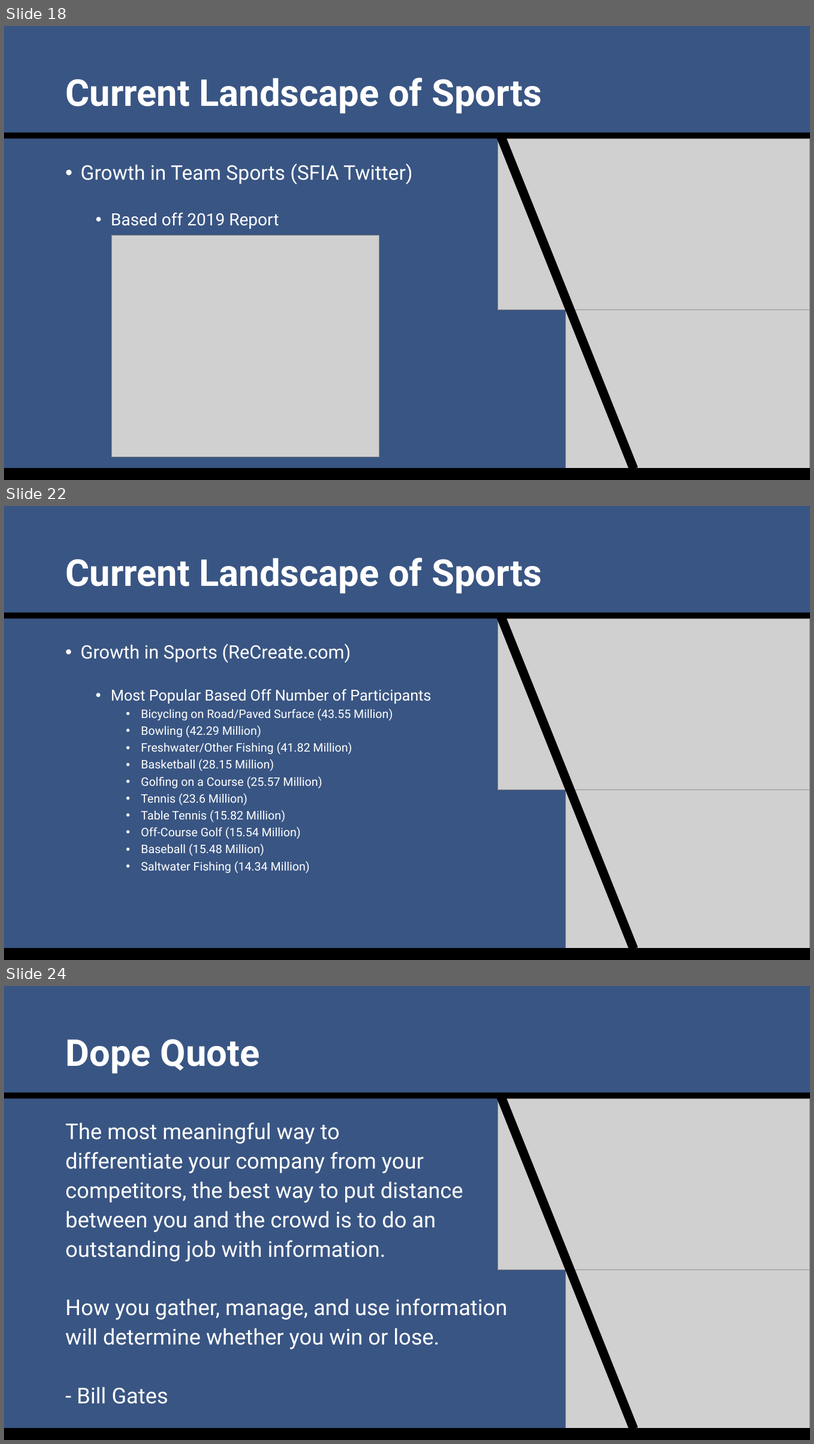
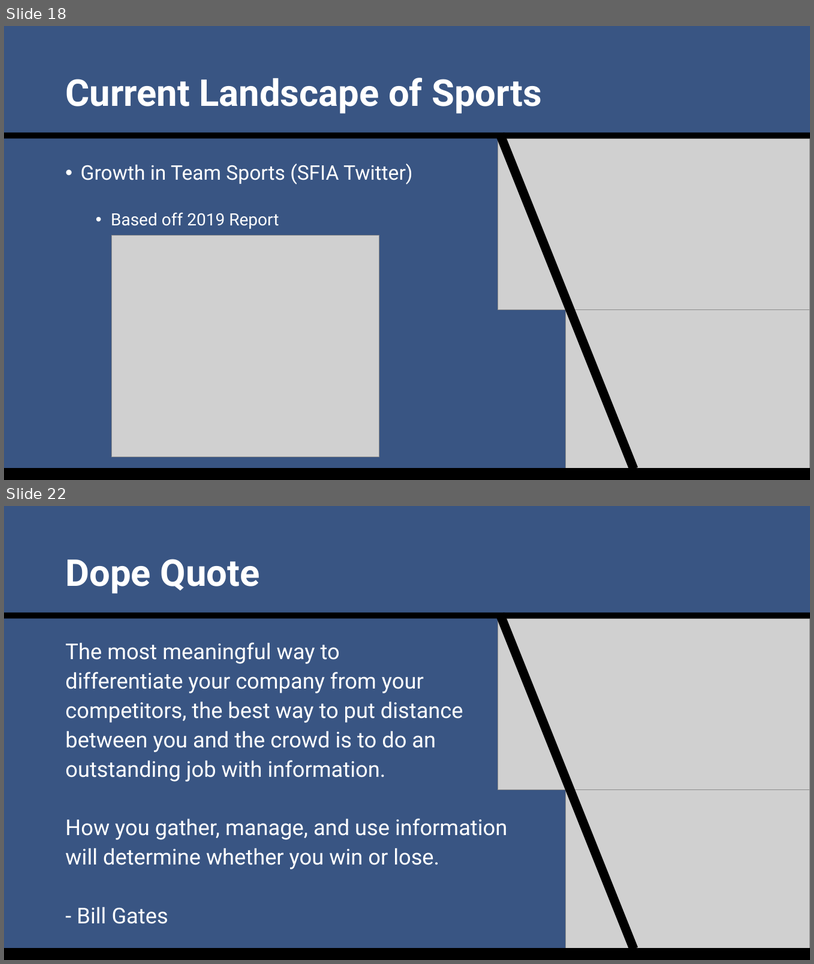
Before and after one commit to SuperMarioGiacomazzo/STOR538_WEBSITE, a slide deck: Slides/Sports Analytics 1/Sports_Analytics_1_Lecture.pptx. Shown one above the other, each under a label of ours: slides 18, 22 and 24 before the commit, slides 18 and 22 after it; the slides between them are not shown. The pictures are 814x1444 and 814x964 pixels, drawn with LibreOffice and Linux fonts; fonts in the diff are those of the drawing; grey boxes stand for pictures. Boxes give left, top, right and bottom in pixels: in the first picture for what was removed or moved away, otherwise in the second. Text is boxed around its words. In the diff, an @@ line names an element or a change of style, - is before the commit and + after.

```diff
--- a/Slides/Sports Analytics 1/Sports_Analytics_1_Lecture.pptx
+++ b/Slides/Sports Analytics 1/Sports_Analytics_1_Lecture.pptx
@@ slide 22 removed at [4,506,810,960], background #395583 @@
@@ title removed at [65,558,542,594] @@
-Current Landscape of Sports
@@ rectangle removed at [4,612,810,619] @@
@@ rectangle removed at [496,612,638,951] @@
@@ picture removed at [498,619,810,790] @@
@@ text removed at [81,643,431,873] @@
-• Growth in Sports (ReCreate.com)
-  • Most Popular Based Off Number of Participants
-    • Bicycling on Road/Paved Surface (43.55 Million)
-    • Bowling (42.29 Million)
-    • Freshwater/Other Fishing (41.82 Million)
-    • Basketball (28.15 Million)
-    • Golfing on a Course (25.57 Million)
-    • Tennis (23.6 Million)
-    • Table Tennis (15.82 Million)
-    • Off-Course Golf (15.54 Million)
-    • Baseball (15.48 Million)
-    • Saltwater Fishing (14.34 Million)
@@ picture removed at [566,789,810,960] @@
@@ rectangle removed at [4,948,810,960] @@
@@ what was slide 24 is now slide 22 @@
```
Also in this commit, not shown: 10 slides changed, 2 slides added, 3 other slides removed, 12 other files.
